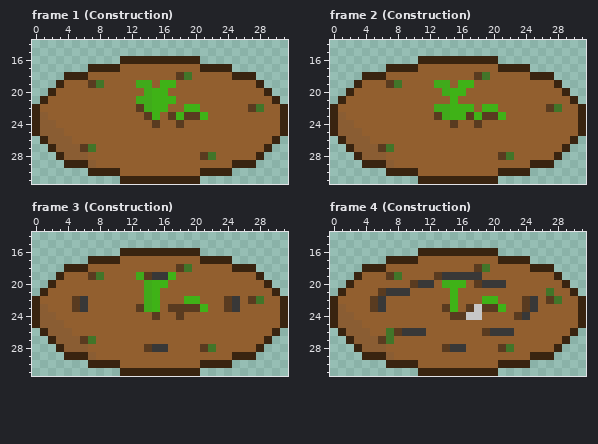
Edited in one commit: pixel-art file (Assets/Sprites/Towers/Mark/Mark Tower.aseprite). The picture above is the old version.
32x32 pixels, 15 frames. Shown: frame 1 (Construction): x 0..31, y 14..31; frame 2 (Construction): x 0..31, y 14..31; frame 3 (Construction): x 0..31, y 14..31; frame 4 (Construction): x 0..31, y 14..31. The commit also changed other frames, which this record leaves out.
New version:
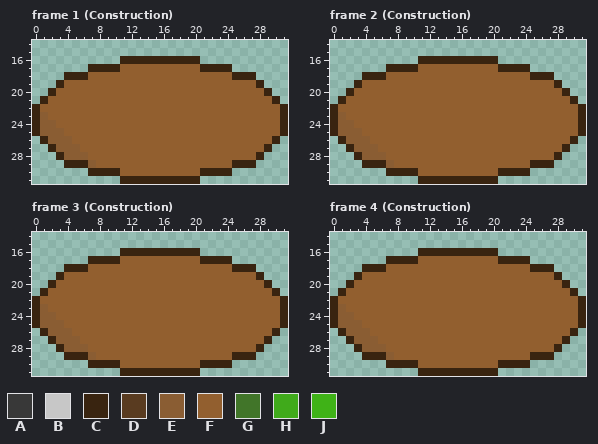
Palette (. is transparent): A #383838  B #c7c7c7  C #392410  D #593b20  E #8a5d33  F #925f2f  G #417529  H #40aa1b  J #3fb217
Commit: Removed leaves on aseprite files for mark
Changes in this commit:
layer "Tower" now hidden
Frame 1 (Construction):
Colour F replaces colour D in row 18 at x 18; in row 19 at x 7; in row 22 at x 13 and 27; in row 23 at x 14, 17 and 19 to 20; in row 24 at x 15 and 18; in row 27 at x 6.
Colour F replaces colour D in row 28 at x 21.
Colour F replaces colour G in row 18 at x 19; in row 19 at x 8; in row 22 at x 28; in row 27 at x 7; in row 28 at x 22.
Colour F replaces colour H in row 19 at x 13 to 14; in row 20 at x 14; in row 21 at x 13 to 14; in row 22 at x 14.
Colour F replaces colour J in row 19 at x 16 to 17; in row 20 at x 15 to 16; in row 21 at x 15 to 17; in row 22 at x 15 to 16 and 19 to 20; in row 23 at x 15, 18 and 21.
Frame 2 (Construction):
Colour F replaces colour D in row 18 at x 18; in row 19 at x 7; in row 22 at x 27; in row 23 at x 13, 17 and 19 to 20; in row 24 at x 15 and 18; in row 27 at x 6.
Colour F replaces colour D in row 28 at x 21.
Colour F replaces colour G in row 18 at x 19; in row 19 at x 8; in row 22 at x 28; in row 27 at x 7; in row 28 at x 22.
Colour F replaces colour H in row 19 at x 13 to 14; in row 20 at x 14; in row 22 at x 13 to 14; in row 23 at x 14.
Colour F replaces colour J in row 19 at x 16 to 17; in row 20 at x 15 to 16; in row 21 at x 15; in row 22 at x 15 to 17 and 19 to 20; in row 23 at x 15 to 16, 18 and 21.
Frame 3 (Construction):
Colour F replaces colour A in row 19 at x 15 to 16; in rows 22 to 23 at x 6 and 25; in row 28 at x 15 to 16.
Colour F replaces colour D in row 18 at x 18; in row 19 at x 7 and 14; in row 22 at x 5, 24 and 27; in row 23 at x 5, 13, 17 to 20 and 24; in row 24 at x 15 and 18; in row 27 at x 6.
Colour F replaces colour D in row 28 at x 14 and 21.
Colour F replaces colour G in row 18 at x 19; in row 19 at x 8; in row 22 at x 28; in row 27 at x 7; in row 28 at x 22.
Colour F replaces colour H in row 19 at x 13; in rows 20 to 23 at x 14.
Colour F replaces colour J in row 19 at x 17; in row 20 at x 15 to 16; in row 21 at x 15; in row 22 at x 15 and 19 to 20; in row 23 at x 15 and 21.
Frame 4 (Construction):
Colour F replaces colour A in row 19 at x 14 to 18; in row 20 at x 11 to 12 and 19 to 21; in row 21 at x 7 to 9; in rows 22 to 23 at x 6 and 25; in row 24 at x 24; in row 26 at x 9 to 11 and 20 to 22.
Colour F replaces colour A in row 28 at x 15 to 16.
Colour F replaces colour B in row 23 at x 18; in row 24 at x 17 to 18.
Colour F replaces colour D in row 18 at x 18; in row 19 at x 7 and 13; in row 20 at x 10 and 18; in row 21 at x 6; in row 22 at x 5, 24 and 27; in row 23 at x 5, 14, 17, 19 to 20 and 24.
Colour F replaces colour D in row 24 at x 15 to 16 and 23; in row 26 at x 8 and 19; in row 27 at x 6; in row 28 at x 14 and 21.
Colour F replaces colour G in row 18 at x 19; in row 19 at x 8; in row 21 at x 27; in row 22 at x 28; in rows 26 to 27 at x 7; in row 28 at x 22.
Colour F replaces colour H in row 20 at x 14.
Colour F replaces colour J in row 20 at x 15 to 16; in row 21 at x 15; in row 22 at x 15 and 19 to 20; in row 23 at x 15 and 21.
